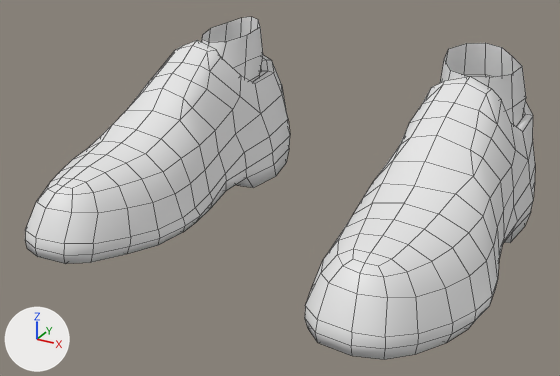
Before and after pictures for a commit that changed the FBX model Assets/BoZo_StylizedModularCharacters/Outfits/Base/Feet/Outfit_Feet_OfficeShoes/BSMC_Outfit_Feet_OfficeShoes.fbx.
Before and after are seen from a 50 mm camera at (0.256, -0.576, 0.261) aimed at (-0.002, -0.106, 0.026). Arrows for +X, +Y and +Z are at lower left; the lights stay in place. Mesh edges are drawn as thin lines. Materials are left out; every surface is plain grey. Where no turn or scale is listed for an object, it has been applied to the vertices.

The first picture shows 'BSMC_Outfit_Feet_OfficeShoes'.
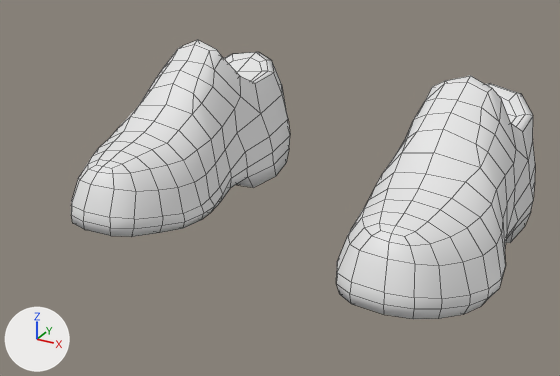
Pixel boxes [x1, y1, x2, y2] of what changed, in the pictures (560 x 376 px; the box of a moved part takes in the faces that stretch with it):
'BSMC_Outfit_Feet_OfficeShoes', reshaped (9% narrower, 19% shorter): before [25, 17, 535, 360]; after [71, 40, 535, 319]
part 1 of me_mesh, deleted: before [440, 43, 526, 126]
part 2 of me_mesh, deleted: before [202, 17, 263, 82]
part 3 of me_mesh, moved or reshaped: before [305, 76, 533, 360]; after [336, 76, 533, 319]
part 4 of me_mesh, moved or reshaped: before [25, 40, 276, 264]; after [71, 40, 276, 237]

Patch to the scene script:
```diff
--- a/Assets/BoZo_StylizedModularCharacters/Outfits/Base/Feet/Outfit_Feet_OfficeShoes/BSMC_Outfit_Feet_OfficeShoes.fbx.py
+++ b/Assets/BoZo_StylizedModularCharacters/Outfits/Base/Feet/Outfit_Feet_OfficeShoes/BSMC_Outfit_Feet_OfficeShoes.fbx.py
@@ me_mesh @@
 # used by ob_bsmc_outfit_feet_officeshoes; location = (0.0, 0.0, 0.0)
-me_mesh.from_pydata(...)  # 640 vertices, 614 faces; spans x -0.17..0.17, y -0.244..0.061, z -0.013..0.121
+me_mesh.from_pydata(...)  # 542 vertices, 544 faces; spans x -0.17..0.17, y -0.196..0.061, z -0.013..0.113
+# me_mesh part 1: the loose piece of 49 vertices spanning x 0.081..0.147, y -0.071..0.041, z 0.044..0.121 is deleted
+# me_mesh part 2: the loose piece of 49 vertices spanning x -0.147..-0.081, y -0.071..0.041, z 0.044..0.121 is deleted
+# me_mesh part 3: 192 vertices moved from x 0.063..0.17, y -0.244..-0.03, z -0.013..0.113 to x 0.063..0.17, y -0.196..-0.032, z -0.013..0.113
+# me_mesh part 4: 192 vertices moved from x -0.17..-0.063, y -0.244..-0.03, z -0.013..0.113 to x -0.17..-0.063, y -0.196..-0.032, z -0.013..0.113
```
